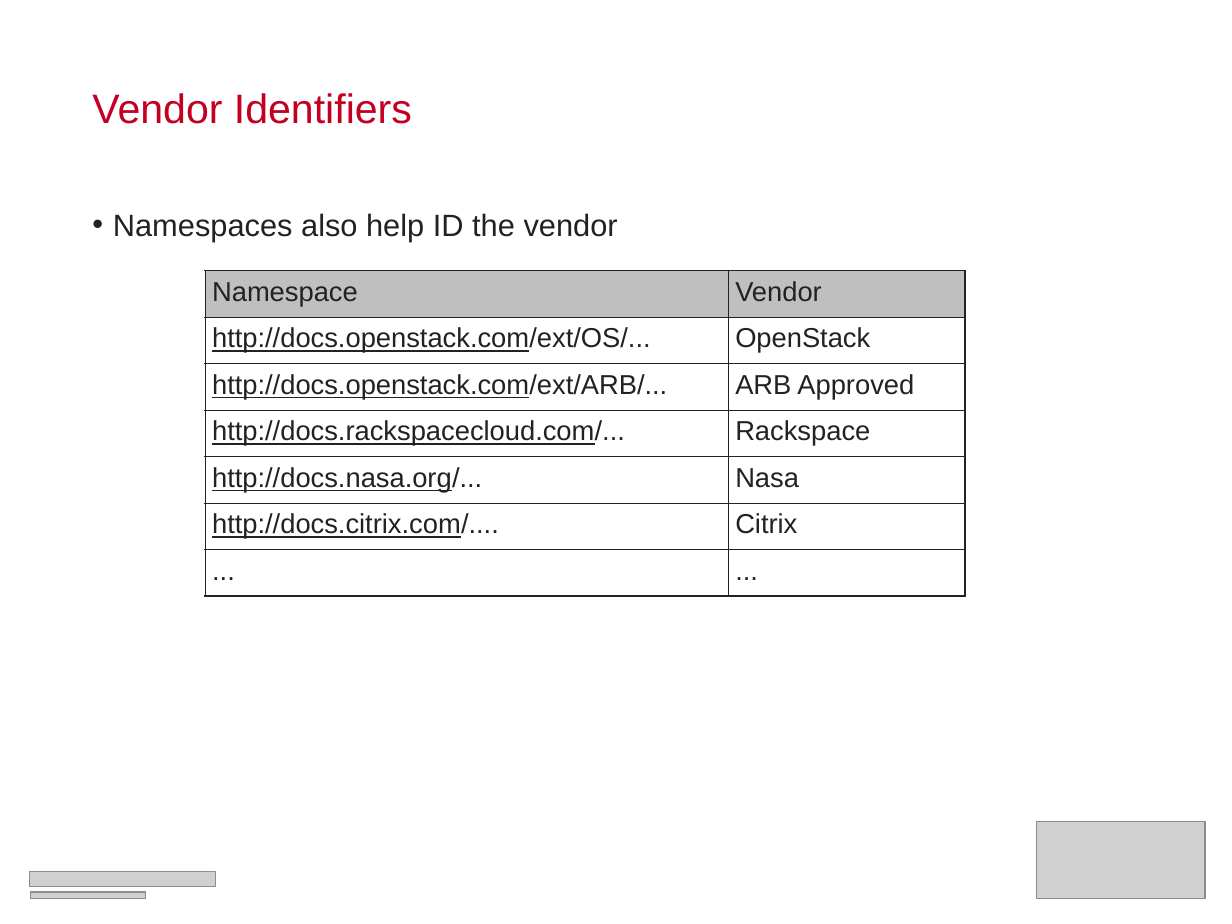
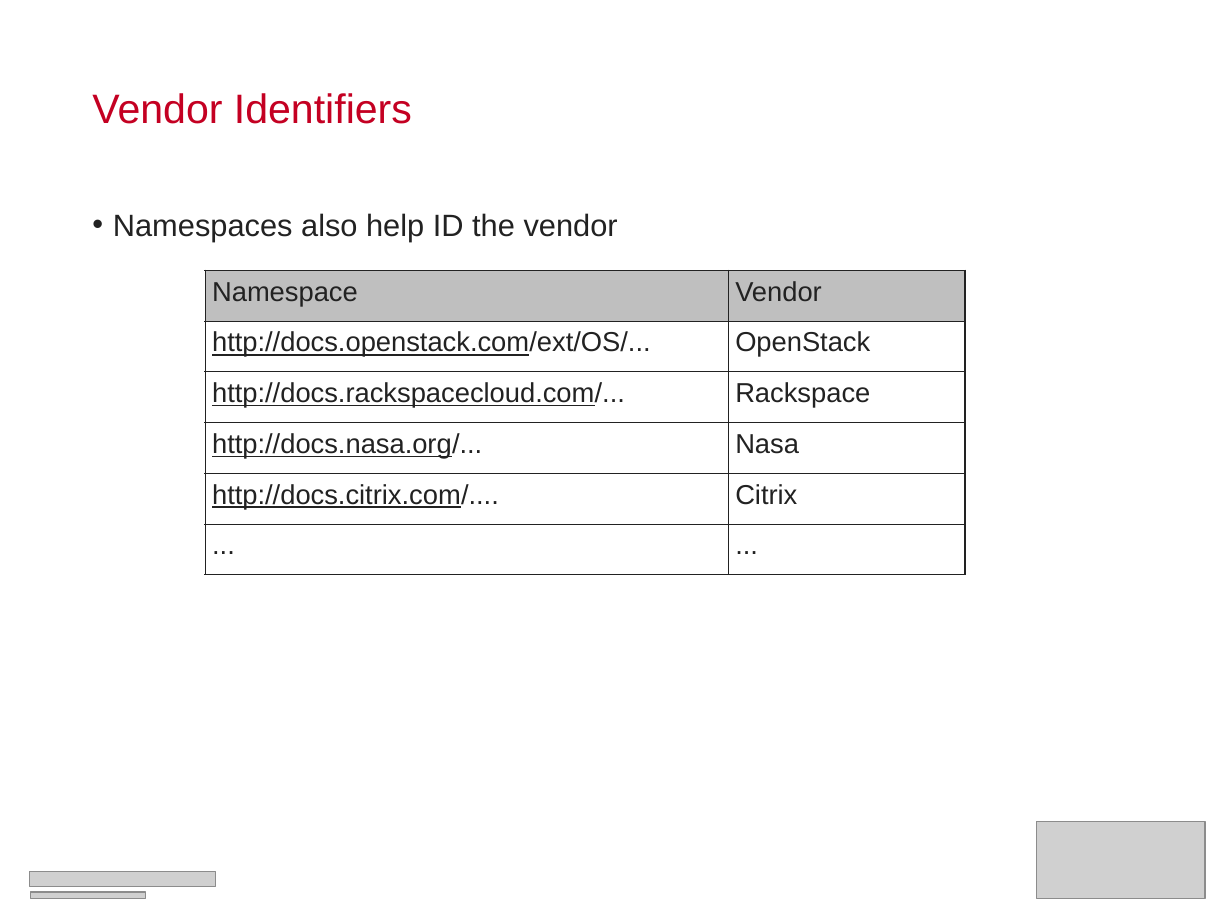
Before and after one commit to RackerWilliams/OpenStack-Extensions, a slide deck: slide 25 of Extensions.ppt. Drawn at 1232x924 pixels with LibreOffice and Linux fonts; fonts in the diff are those of the drawing; grey boxes stand for pictures. Boxes give left, top, right and bottom in pixels: in the first picture for what was removed or moved away, otherwise in the second. Text is boxed around its words. In the diff, an @@ line names an element or a change of style, - is before the commit and + after.

```diff
--- a/Extensions.ppt
+++ b/Extensions.ppt
@@ table at [206,270,966,574] @@
-row 3: http://docs.openstack.com/ext/ARB/... | ARB Approved
```
Also in this commit, not shown: 16 other slides changed, 3 slides added, 12 slides removed.
